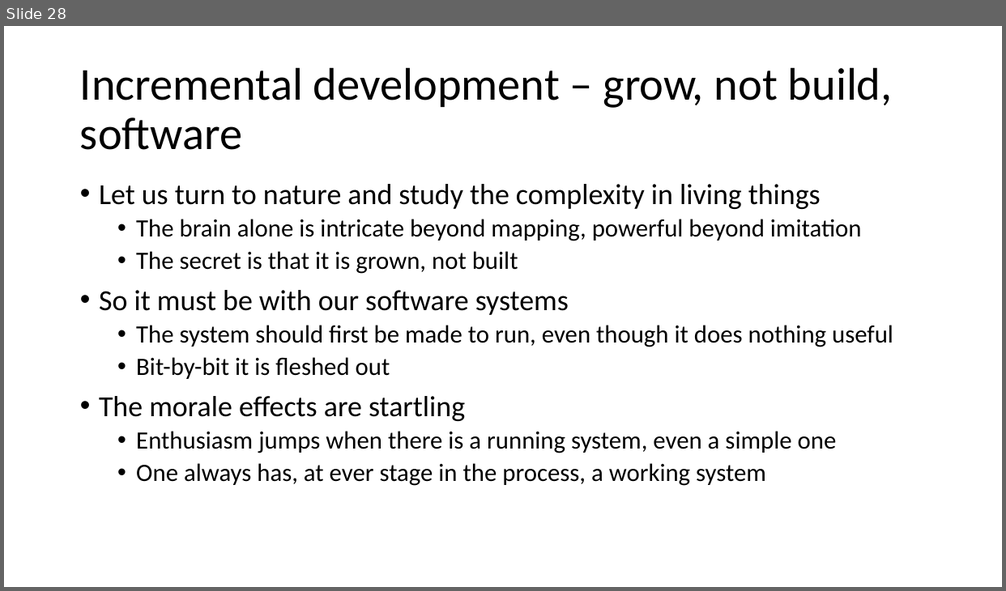
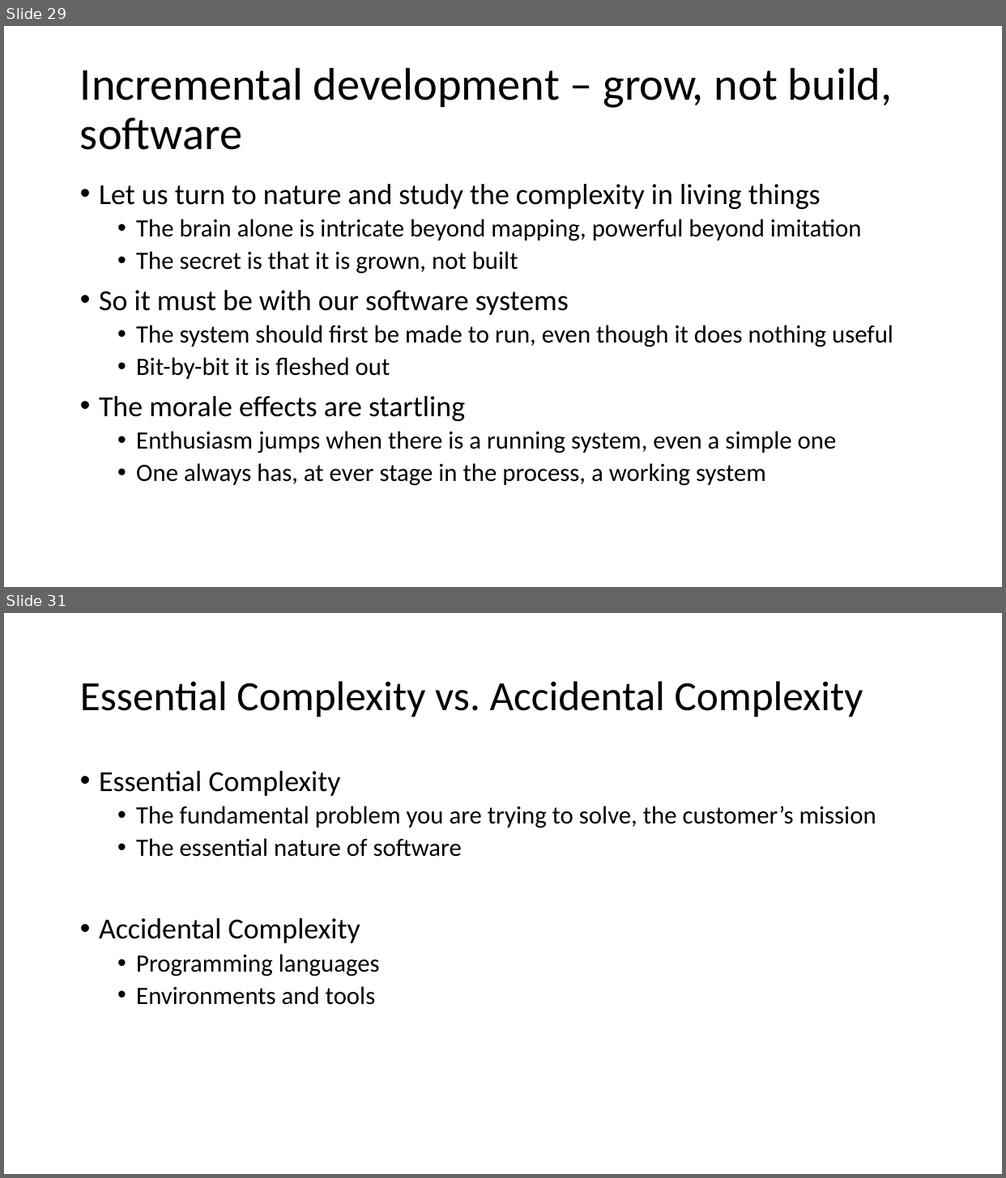
Before and after one commit to Agile4Defense/AgileForDefense, a slide deck: No Silver Bullet – Essence and Accident in Software Engineering.pptx. Shown one above the other, each under a label of ours: slide 28 before the commit, slides 29 and 31 after it; the slides between them are not shown. The pictures are 1006x591 and 1006x1178 pixels, drawn with LibreOffice and Linux fonts; fonts in the diff are those of the drawing. Boxes give left, top, right and bottom in pixels: in the first picture for what was removed or moved away, otherwise in the second. Text is boxed around its words. In the diff, an @@ line names an element or a change of style, - is before the commit and + after.

```diff
--- a/No Silver Bullet – Essence and Accident in Software Engineering.pptx
+++ b/No Silver Bullet – Essence and Accident in Software Engineering.pptx
@@ slide 31 added at box(4, 613, 1002, 1174), background #FFFFFF @@
@@ title added at box(80, 681, 863, 717), 40 pt, text #000000 @@
+Essential Complexity vs. Accidental Complexity
@@ text added at box(99, 771, 876, 1005), 24 pt, text #000000 @@
+• Essential Complexity
+  • The fundamental problem you are trying to solve, the customer’s mission
+  • The essential nature of software
+• Accidental Complexity
+  • Programming languages
+  • Environments and tools
@@ what was slide 28 is now slide 29 @@
```
Also in this commit, not shown: 3 slides changed, 6 other slides added, 1 slide removed.
